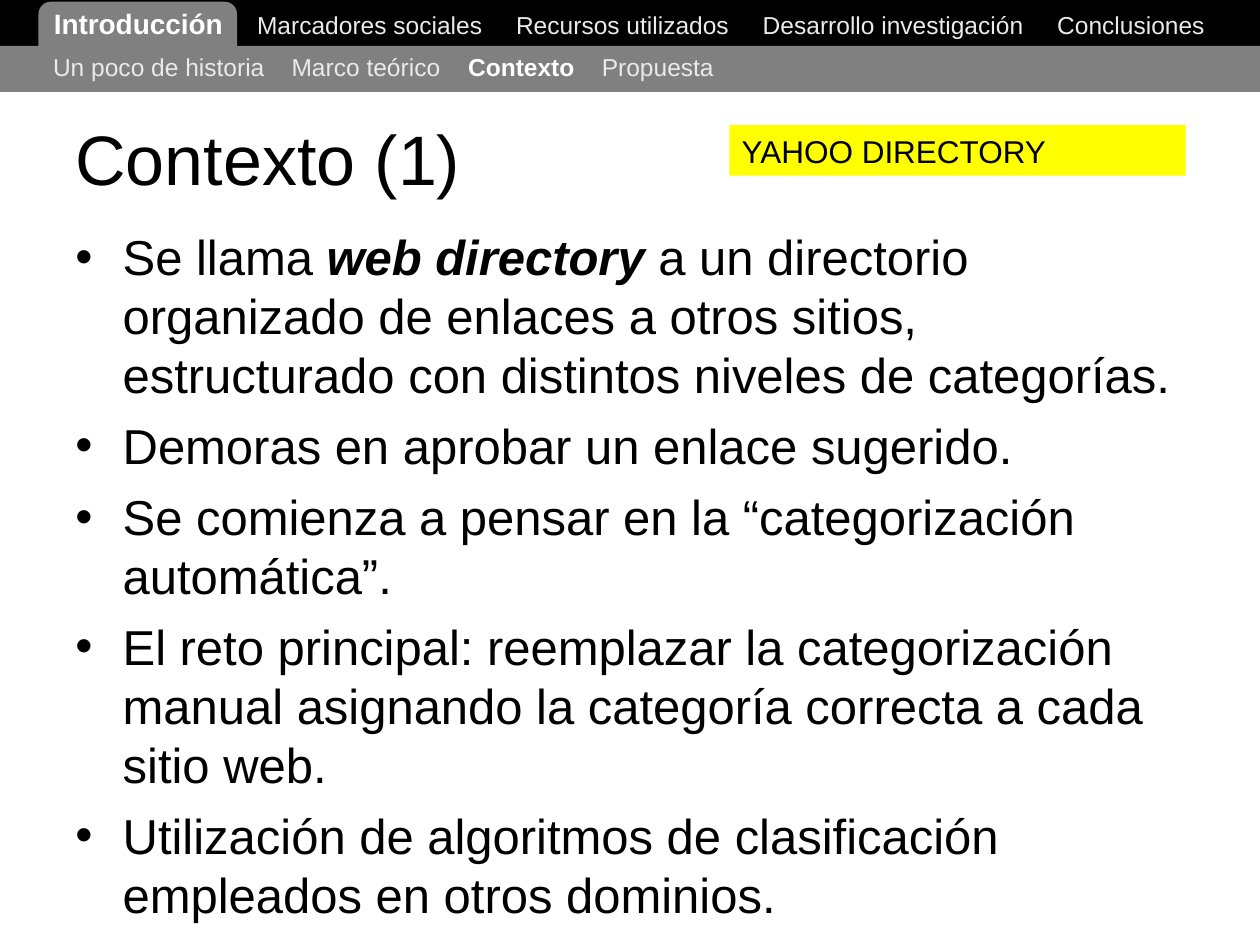
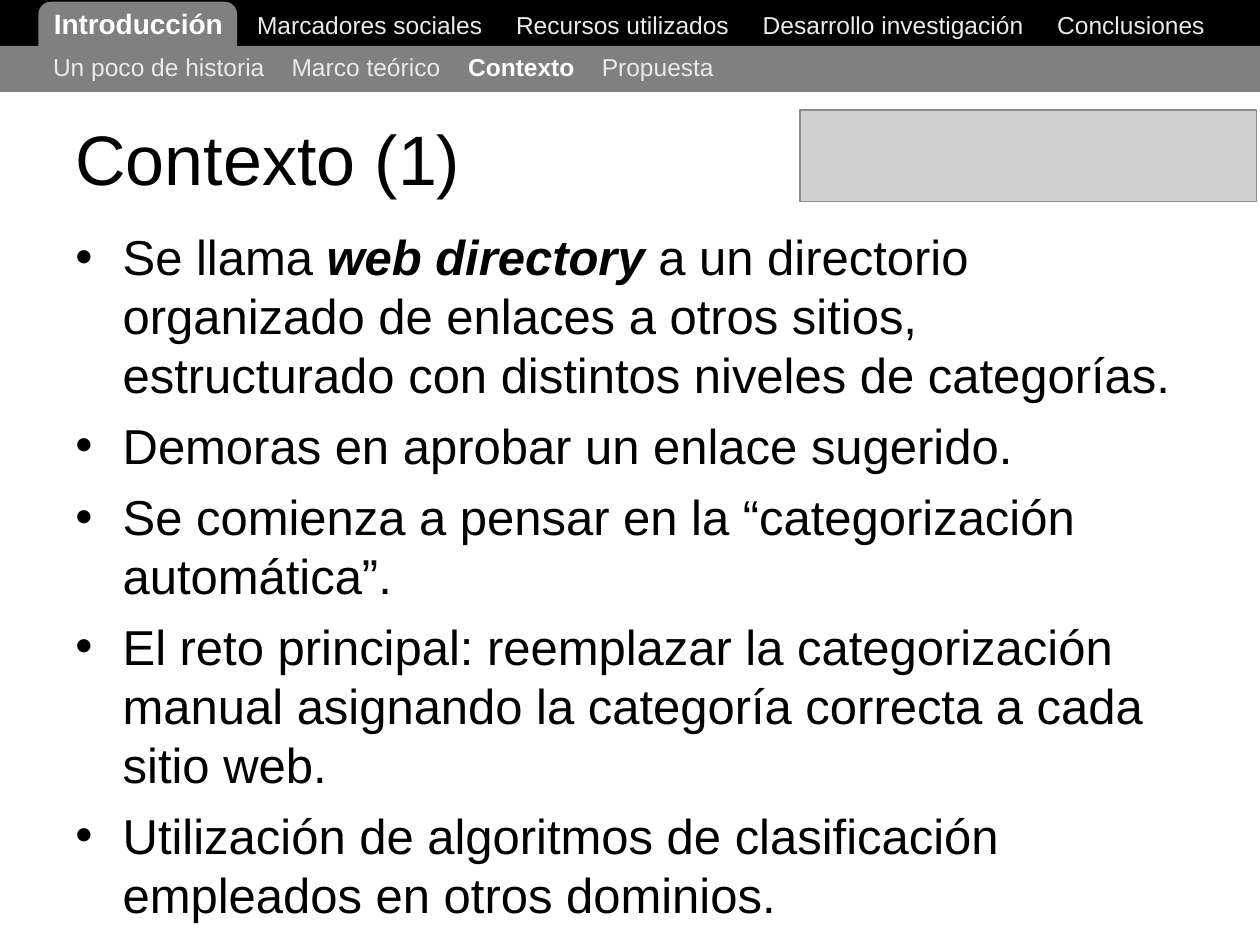
Before and after one commit to ak907kenai/nicotournetesis, a slide deck: slide 8 of docs_trunk/Nicolás Tourné - Presentación Tesis (v1).ppt. Drawn at 1260x945 pixels with LibreOffice and Linux fonts; fonts in the diff are those of the drawing; grey boxes stand for pictures. Boxes give left, top, right and bottom in pixels: in the first picture for what was removed or moved away, otherwise in the second. Text is boxed around its words. In the diff, an @@ line names an element or a change of style, - is before the commit and + after.

```diff
--- a/docs_trunk/Nicolás Tourné - Presentación Tesis (v1).ppt
+++ b/docs_trunk/Nicolás Tourné - Presentación Tesis (v1).ppt
@@ picture added at bbox=[800, 110, 1256, 202] @@
@@ rectangle removed at bbox=[730, 125, 1186, 175] @@
-YAHOO DIRECTORY
```
Also in this commit, not shown: 5 other slides changed, 1 slide removed, 1 other file.
